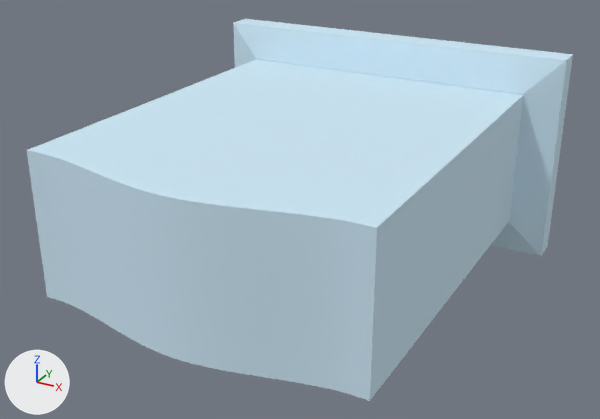
A saved change to the FBX model Unity Project/Giroux-CAP6117-SANC - crown/Assets/Models/LOD Headstones/PA-463-F.fbx.
Before and after are seen from a camera (50 mm lens) standing at (0.648, -1.575, 0.551) and looking at (0.003, -0.403, -0.035). Lighting does not change. The marker at lower left points along +X, +Y and +Z. The picture after the commit comes second. Objects named as collision shapes, trigger or cutter boxes, shadow casters or lower levels of detail are left out. Where no turn or scale is listed for an object, it has been applied to the vertices.

The first picture shows 'PA-463-F_LOD0'.
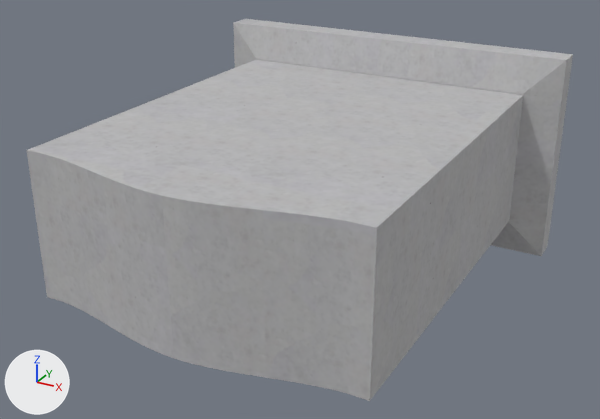
Pixel boxes (x1, y1, x2, y2) of what changed, in the pictures (600 x 419 px):
'PA-463-F_LOD0', recoloured (blue to grey): (27, 19, 573, 401) in both

Diff of the bpy script that builds the scene:
```diff
--- a/Unity Project/Giroux-CAP6117-SANC - crown/Assets/Models/LOD Headstones/PA-463-F.fbx.py
+++ b/Unity Project/Giroux-CAP6117-SANC - crown/Assets/Models/LOD Headstones/PA-463-F.fbx.py
@@ img_b_463_f_png @@
+img_b_463_f_png = load_image('B-463-F.png', '../../Materials/LOD Headstone Mats/B-463-F.png', 1024, 1024, 'sRGB')
@@ mat_0_615686_0_811765_0_929412_0_000000_0_125 @@
+mat_0_615686_0_811765_0_929412_0_000000_0_125 = principled_material('0.615686_0.811765_0.929412_0.000000_0.125')
+mat_0_615686_0_811765_0_929412_0_000000_0_125.texture = img_b_463_f_png
+mat_0_615686_0_811765_0_929412_0_000000_0_125.roughness = 0.859
@@ me_mesh5 @@
 me_mesh5.from_pydata(...)  # 114 vertices, 224 faces; spans x -0.356..0.356, y -0.775..0.0, z -0.197..0.197
-me_mesh5.materials.append(mat_0_615686_0_811765_0_929412_0_000000_0_000000)  # blue #cee9f7
+me_mesh5.materials.append(mat_0_615686_0_811765_0_929412_0_000000_0_125)  # picture img_b_463_f_png
```
